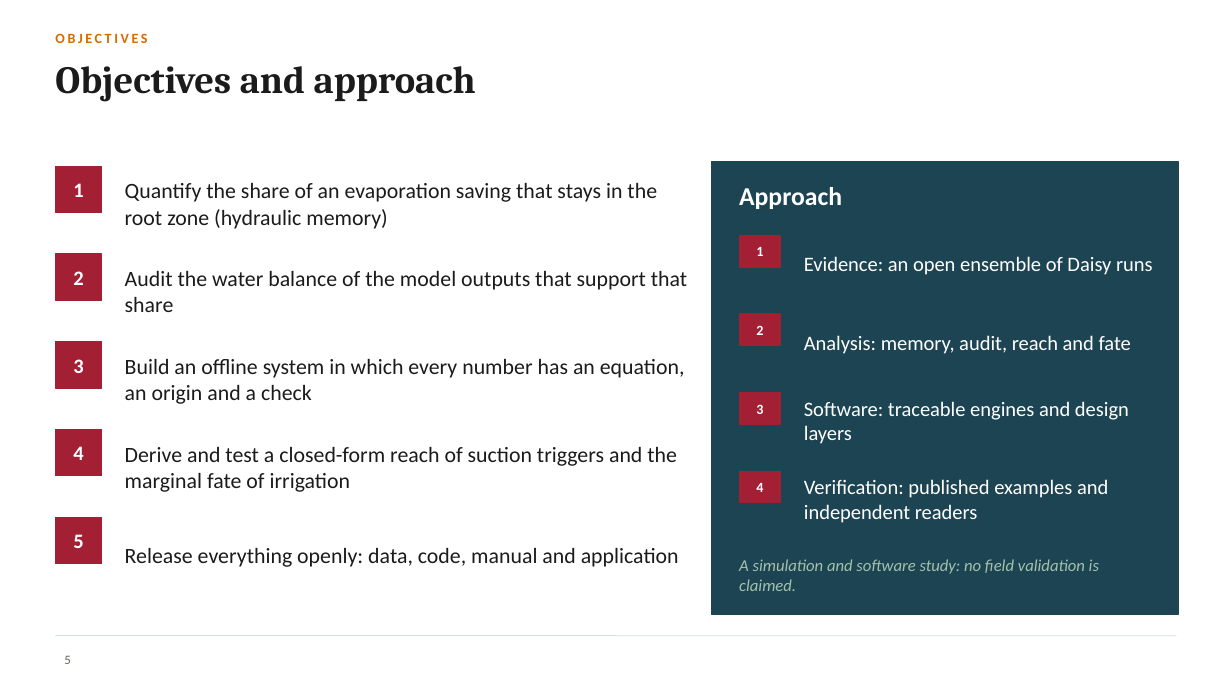
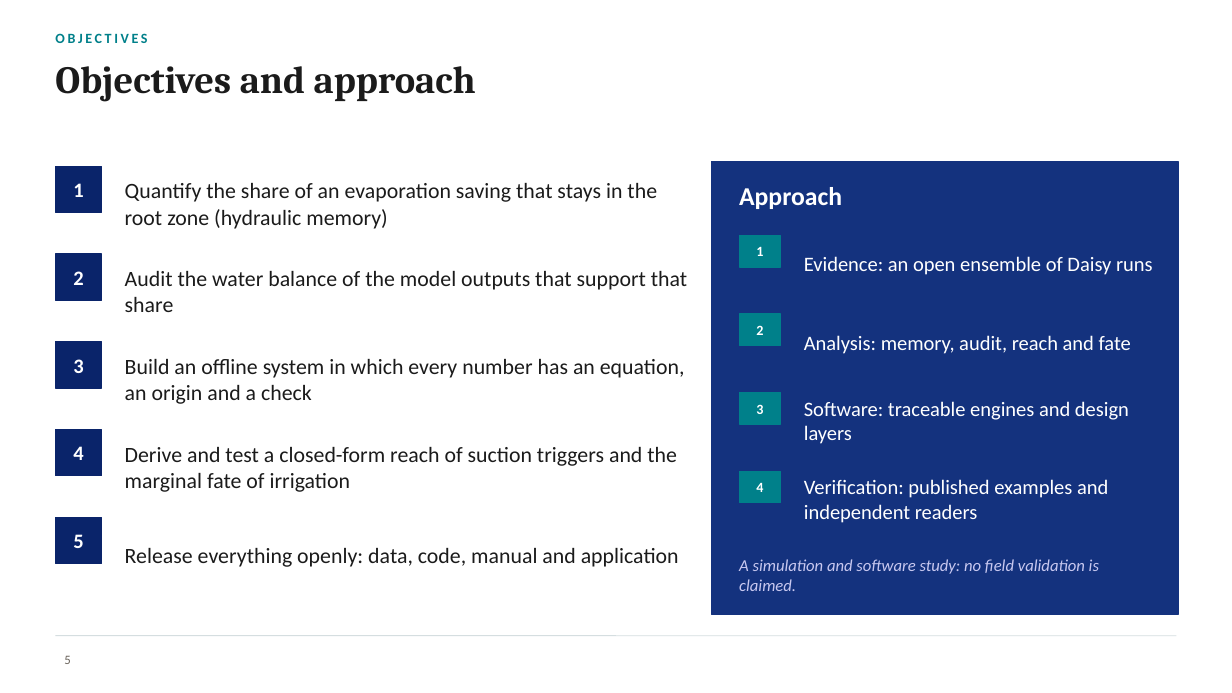
Before and after one commit to halilunaziru73-creator/Coupled-Water-Fluxes-Pore-Scale-Dynamics-Precision-Irrigation-Mulching-Feedback-Loops, a slide deck: slide 5 of Manuscripts/pdf/Supplementary/SWAFL_Presentation.pptx. Drawn at 1232x693 pixels with LibreOffice and Linux fonts; fonts in the diff are those of the drawing; background and template pictures are left out. Boxes give left, top, right and bottom in pixels: in the first picture for what was removed or moved away, otherwise in the second. Text is boxed around its words. In the diff, an @@ line names an element or a change of style, - is before the commit and + after.

Commit message:
Presentation: colours taken from the SWAFL software (navy, beige, teal, lavender)

```diff
--- a/Manuscripts/pdf/Supplementary/SWAFL_Presentation.pptx
+++ b/Manuscripts/pdf/Supplementary/SWAFL_Presentation.pptx
@@ text "OBJECTIVES" at box(55, 33, 147, 43): text colour #D86A00 to #00808A @@
@@ rectangle at box(712, 162, 1178, 615): fill #1C4452 to #14327E; outline #1C4452 1 pt to #14327E 1 pt @@
@@ fill #A31F34 to #00808A; outline #A31F34 1 pt to #00808A 1 pt in 4 elements at box(739, 236, 781, 267), box(739, 314, 781, 346), box(739, 393, 781, 424), box(739, 471, 781, 503) @@
@@ fill #A31F34 to #0A246A; outline #A31F34 1 pt to #0A246A 1 pt in 5 elements at box(55, 166, 102, 213), box(55, 254, 102, 300), box(55, 342, 102, 388), box(55, 430, 102, 476), box(55, 518, 102, 564) @@
@@ text "A simulation and software study: ..." at box(739, 559, 1099, 591): text colour #A3C1AD to #C8C8F0 @@
```
Also in this commit, not shown: 28 other slides changed.
